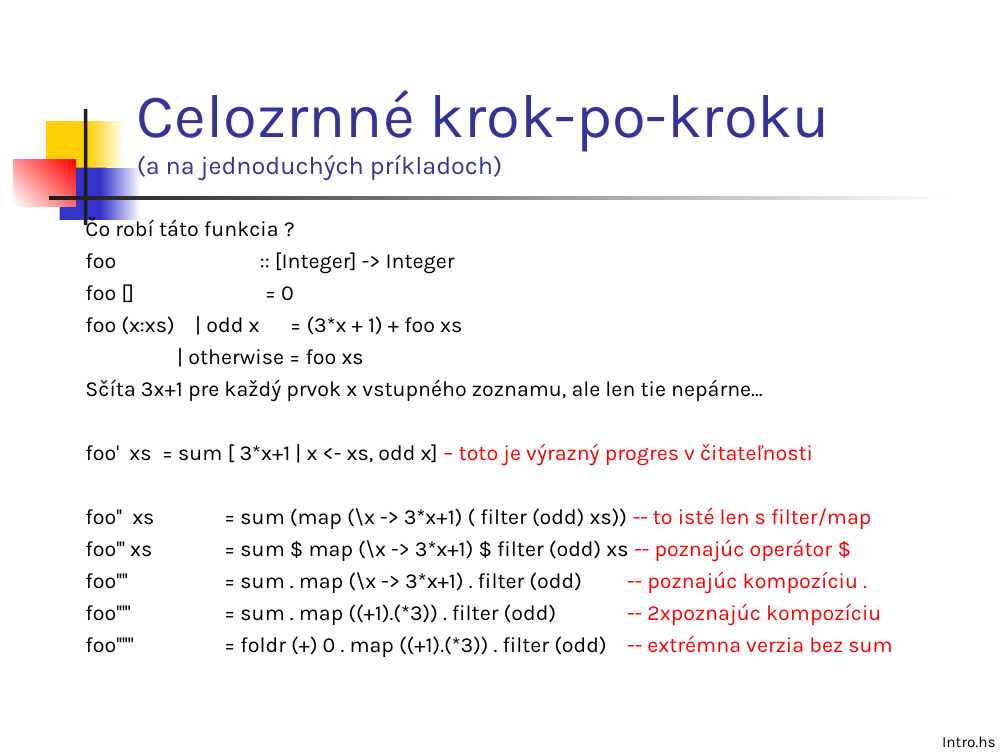
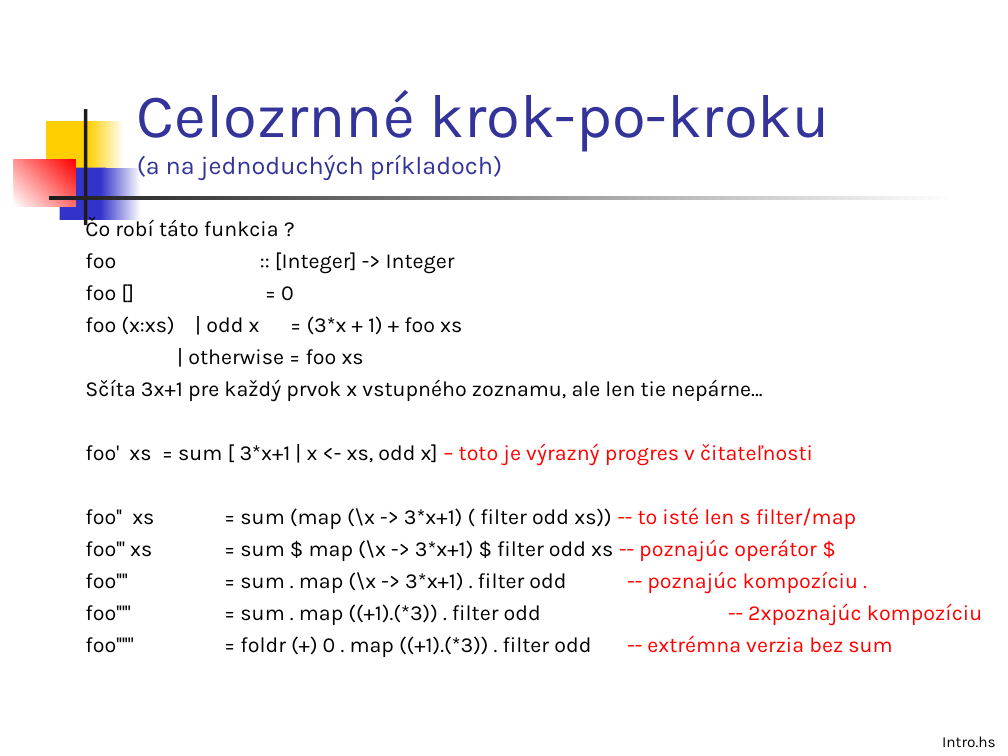
Before and after one commit to Funkcionalne/Prednasky, a slide deck: slide 7 of 03/03_fpro.ppt. Drawn at 1008x756 pixels with LibreOffice and Linux fonts; fonts in the diff are those of the drawing. Boxes give left, top, right and bottom in pixels: in the first picture for what was removed or moved away, otherwise in the second. Text is boxed around its words. In the diff, an @@ line names an element or a change of style, - is before the commit and + after.

```diff
--- a/03/03_fpro.ppt
+++ b/03/03_fpro.ppt
@@ text at (85, 507, 982, 657): text changed @@
-foo'' xs = sum (map (\x -> 3*x+1) ( filter (odd) xs)) -- to isté len s filter/map
-foo''' xs = sum $ map (\x -> 3*x+1) $ filter (odd) xs -- poznajúc operátor $
-foo'''' = sum . map (\x -> 3*x+1) . filter (odd) -- poznajúc kompozíciu .
-foo''''' = sum . map ((+1).(*3)) . filter (odd) -- 2xpoznajúc kompozíciu
-foo'''''' = foldr (+) 0 . map ((+1).(*3)) . filter (odd) -- extrémna verzia bez sum
+foo'' xs = sum (map (\x -> 3*x+1) ( filter odd xs)) -- to isté len s filter/map
+foo''' xs = sum $ map (\x -> 3*x+1) $ filter odd xs -- poznajúc operátor $
+foo'''' = sum . map (\x -> 3*x+1) . filter odd -- poznajúc kompozíciu .
+foo''''' = sum . map ((+1).(*3)) . filter odd -- 2xpoznajúc kompozíciu
+foo'''''' = foldr (+) 0 . map ((+1).(*3)) . filter odd -- extrémna verzia bez sum
```
Also in this commit, not shown: 3 other files.
